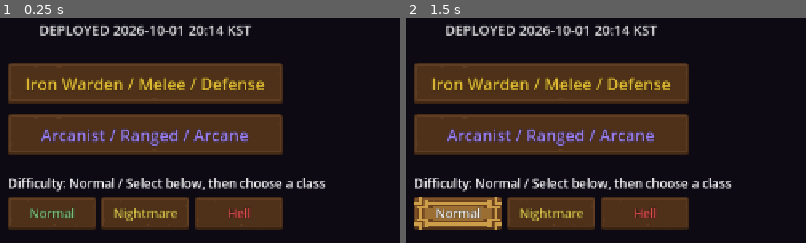
Above: before the commit, frames 1-2 (left to right).
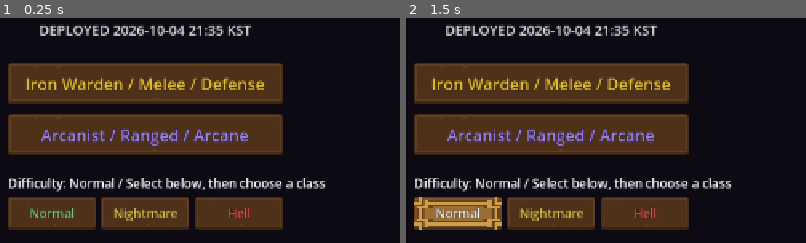
Above: after the commit, the same moments.

Repository: jflakeee/diablo
Game: Godot game, scene res://main.tscn
The game is run twice, just before and just after one commit, with the same random seed, the same clock (stepped at 60 frames per second) and the same inputs.
Inputs:
- Up to frame 1 (0.25 s): no input
- Up to frame 2 (1.5 s): click "Normal" at 0.5 s; click "Normal" at 1.25 s
The pictures show only the part of the screen within x 32-82%, y 32-82%; the shares and areas given below are measured in that part.

The runs differ from the first frame. In frame 1, 0.3% of the frame differs, in the area x 44-56%, y 3-8%; in frame 2, 0.3%.

Commit message:
Add Immortal-style mobile skill-button arc layout math (unwired by design)
mobile_ui.gd layout() now computes a primary-fixed, three-button arc for
the mobile skill-button positions instead of a 2x2 grid (an even four-way
arc overlapped on validate()'s AABB check at the minimum landscape
viewport). This geometry has no visible effect: manual skill buttons were
intentionally removed from _ready() on 2026-09-29 (aaac80b, in favor of
auto-play-only basic-attack combat) and nothing currently consumes these
coordinates. Confirmed the removal was deliberate via git log -S, verified
the wiring itself works end-to-end with a temporary call site
(skill_visual_test PASS), then reverted it per explicit user decision to
keep the 9/29 auto-play design. Deploy (dc1d8a9) predates that temporary
wiring, so it already matches this committed state exactly.

Co-Authored-By: Claude Sonnet 5 <noreply@anthropic.com>

Diff:
--- a/prototype/game_dungeon/main.gd
+++ b/prototype/game_dungeon/main.gd
@@ -37,7 +37,7 @@
 const TemplateTheme := preload("res://ui/template_theme.gd")
 const CombatFX := preload("res://combat_fx.gd")
 const WorldStream := preload("res://world_stream.gd")
-const DEPLOYED_AT_KST := "2026-10-01 20:14 KST"
+const DEPLOYED_AT_KST := "2026-10-04 21:35 KST"
 
 var _grid: Array = []
 var _astar: AStarGrid2D
--- a/prototype/game_dungeon/mobile_ui.gd
+++ b/prototype/game_dungeon/mobile_ui.gd
@@ -77,6 +77,22 @@
 	if not mobile:
 		skill_utility = Vector2(right - skill_size.x * 3.0 - 16, bottom - skill_size.y)
 		skill_quaternary = Vector2(right - skill_size.x * 4.0 - 24, bottom - skill_size.y)
+	else:
+		# 이모탈식 2단 배치: primary는 기존 모서리 위치 그대로 두고(엄지 안착점),
+		# 나머지 3개만 같은 피벗 중심 180도(왼쪽)~270도(위쪽) 호에 부채꼴로 건다.
+		# 균등 4분할 호는 중간 버튼끼리 겹쳐(대각 간격이 변 간격보다 좁음) 반지름을
+		# 올려야 했는데, 세로 모드 최소 뷰포트(640x360 가로 기준 가용 높이 328px)에서
+		# 그 반지름이 화면 밖으로 넘어가 버려 primary 고정 2단 구조로 바꿨다.
+		var pivot := Vector2(right, bottom) - skill_size * 0.5
+		var radius := skill_size.x * 1.5
+		var arc: Array[Vector2] = []
+		for i in 3:
+			var angle := deg_to_rad(lerpf(180.0, 270.0, float(i) / 2.0))
+			var center := pivot + Vector2(cos(angle), sin(angle)) * radius
+			arc.append(center - skill_size * 0.5)
+		skill_secondary = arc[0]
+		skill_utility = arc[1]
+		skill_quaternary = arc[2]
 	return {
 		"mobile": mobile, "menu_size": menu_size, "skill_size": skill_size, "potion_size": potion_size, "minimap_size": minimap_size,
 		"hud": Vector2(left, top),
Not shown, changed: docs/PROJECT_MEMORY.md
Not shown, added: docs/superpowers/specs/2026-10-04-immortal-style-skill-arc-design.md
Not shown, changed: prototype/game_dungeon/README.md
